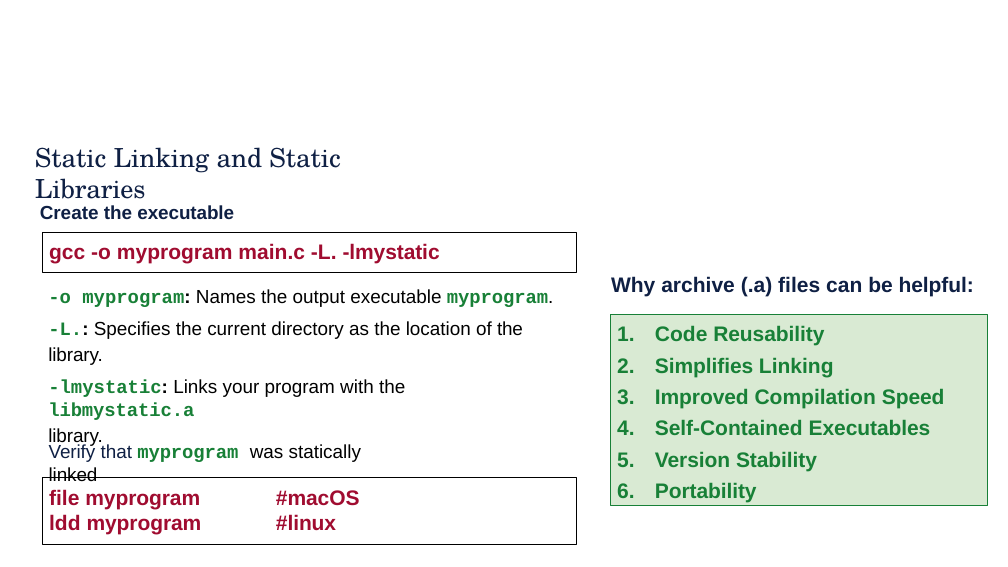
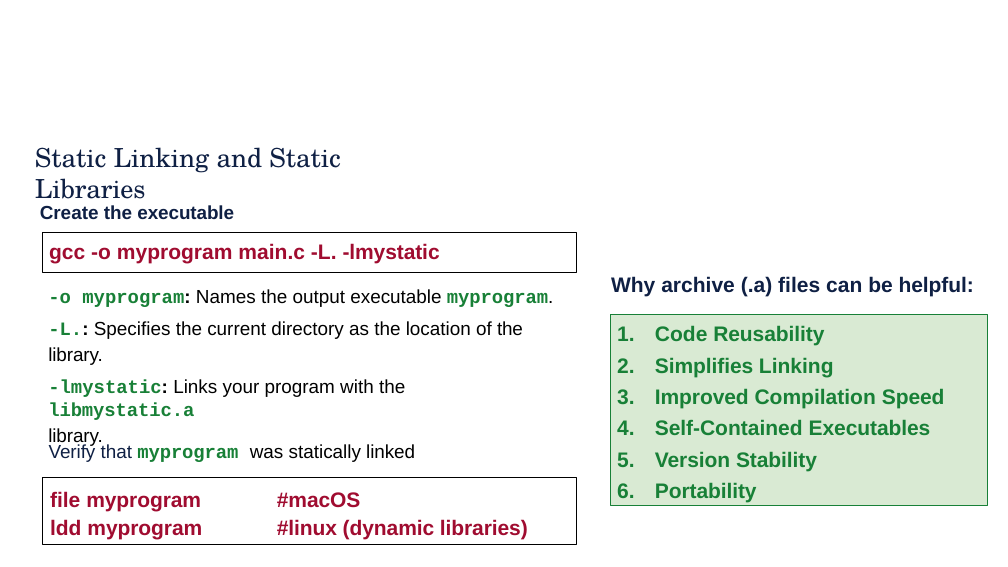
Before and after one commit to rbjohns8/CSC362-Spring-2026, a slide deck: slide 8 of Lecture Slides/11 - Static Libraries and Relocation Techniques.pptx. Drawn at 1008x567 pixels with LibreOffice and Linux fonts; fonts in the diff are those of the drawing; background and template pictures are left out. Boxes give left, top, right and bottom in pixels: in the first picture for what was removed or moved away, otherwise in the second. Text is boxed around its words. In the diff, an @@ line names an element or a change of style, - is before the commit and + after.

```diff
--- a/Lecture Slides/11 - Static Libraries and Relocation Techniques.pptx
+++ b/Lecture Slides/11 - Static Libraries and Relocation Techniques.pptx
@@ text "Verify that myprogram was statically ..." rewrapped from (49, 443, 361, 482) to (49, 443, 415, 462) @@
@@ text at (50, 491, 528, 540): text changed @@
-file myprogram #macOS
-ldd myprogram #linux
+file myprogram #macOS
+ldd myprogram #linux (dynamic libraries)
```
Also in this commit, not shown: 10 other slides changed.
